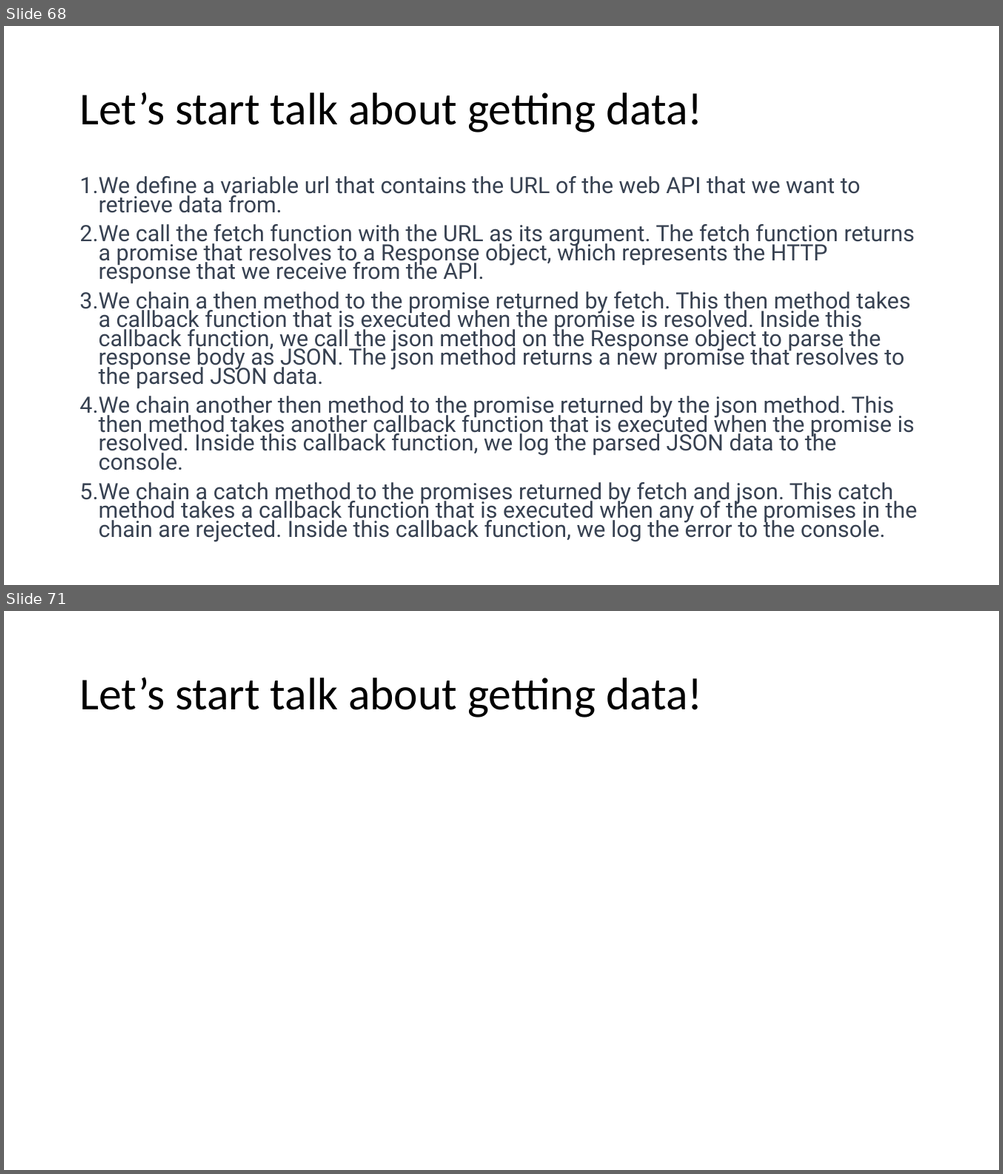
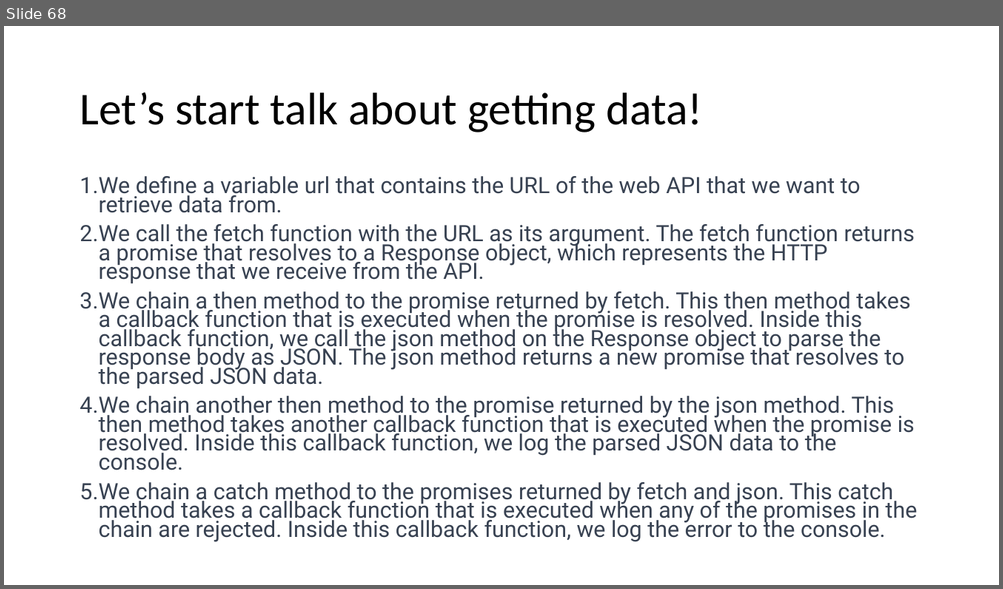
Before and after one commit to 1shaked/full-stack, a slide deck: 16ass/16ass.pptx. Shown one above the other, each under a label of ours: slides 68 and 71 before the commit, slide 68 after it; the slides between them are not shown. The pictures are 1003x1174 and 1003x589 pixels, drawn with LibreOffice and Linux fonts; fonts in the diff are those of the drawing. Boxes give left, top, right and bottom in pixels: in the first picture for what was removed or moved away, otherwise in the second. Text is boxed around its words. In the diff, an @@ line names an element or a change of style, - is before the commit and + after.

```diff
--- a/16ass/16ass.pptx
+++ b/16ass/16ass.pptx
@@ slide 71 removed at box(4, 611, 999, 1170), background #FFFFFF @@
@@ title removed at box(79, 678, 703, 718) @@
-Let’s start talk about getting data!
```
Also in this commit, not shown: 5 slides changed, 4 slides added, 3 other slides removed, 58 other files.
